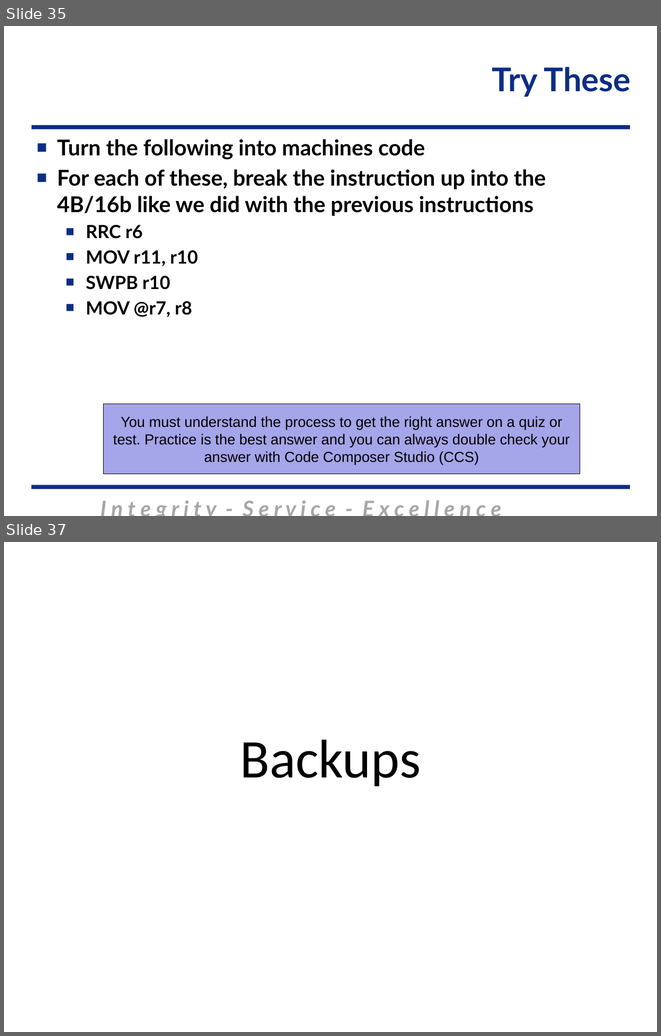
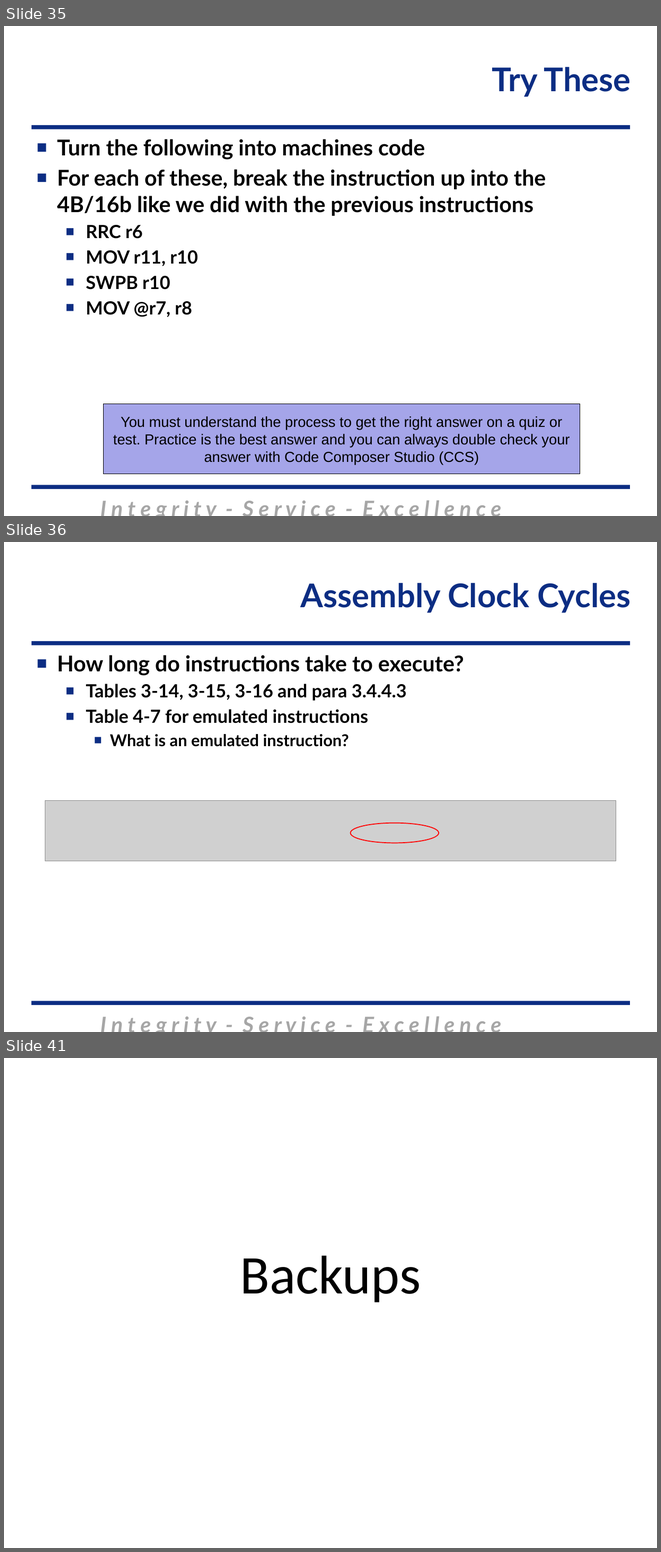
Before and after one commit to MarsUniversity/ECE382, a slide deck: source/lessons/lsn3-4-5/Lsn3-4-5.pptx. Shown one above the other, each under a label of ours: slides 35 and 37 before the commit, slides 35, 36 and 41 after it; the slides between them are not shown. The pictures are 661x1036 and 661x1552 pixels, drawn with LibreOffice and Linux fonts; fonts in the diff are those of the drawing; grey boxes stand for pictures; background and template pictures are left out. Boxes give left, top, right and bottom in pixels: in the first picture for what was removed or moved away, otherwise in the second. Text is boxed around its words. In the diff, an @@ line names an element or a change of style, - is before the commit and + after.

```diff
--- a/source/lessons/lsn3-4-5/Lsn3-4-5.pptx
+++ b/source/lessons/lsn3-4-5/Lsn3-4-5.pptx
@@ slide 36 added at <box>4,542,657,1032</box>, background #FFFFFF; not listed: 3 template elements that a slide beside it also shows @@
@@ title added at <box>301,583,630,613</box>, 36 pt, text #0C2D83, bold @@
+Assembly Clock Cycles
@@ text added at <box>57,655,464,747</box>, 20 pt, text #000000, bold @@
+■ How long do instructions take to execute?
+  ■ Tables 3-14, 3-15, 3-16 and para 3.4.4.3
+  ■ Table 4-7 for emulated instructions
+    ■ What is an emulated instruction?
@@ picture added at <box>45,800,616,861</box> @@
@@ ellipse added at <box>350,823,438,843</box>, outline #FF0000 1 pt @@
@@ what was slide 37 is now slide 41 @@
```
Also in this commit, not shown: 1 slide changed, 3 other slides added, 59 other files.
